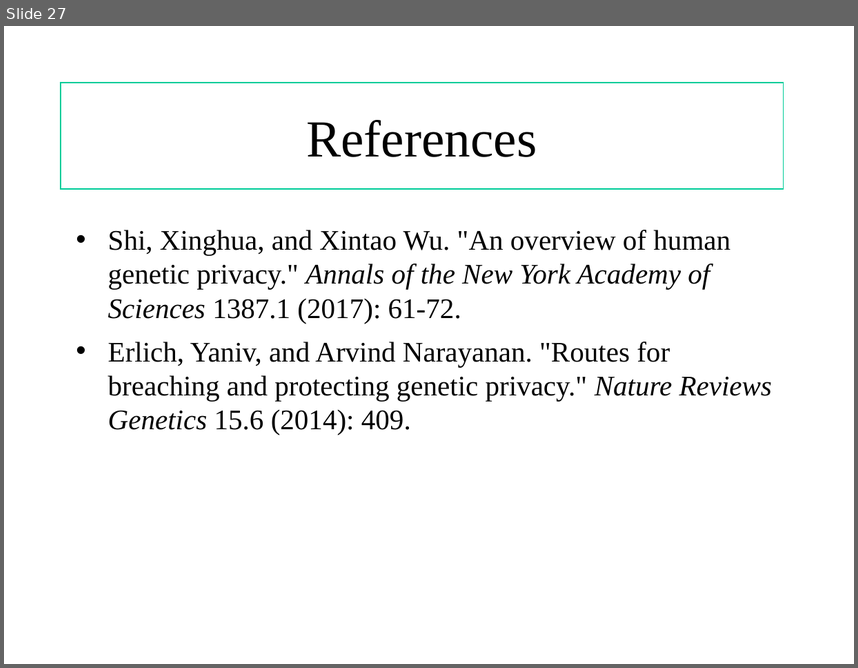
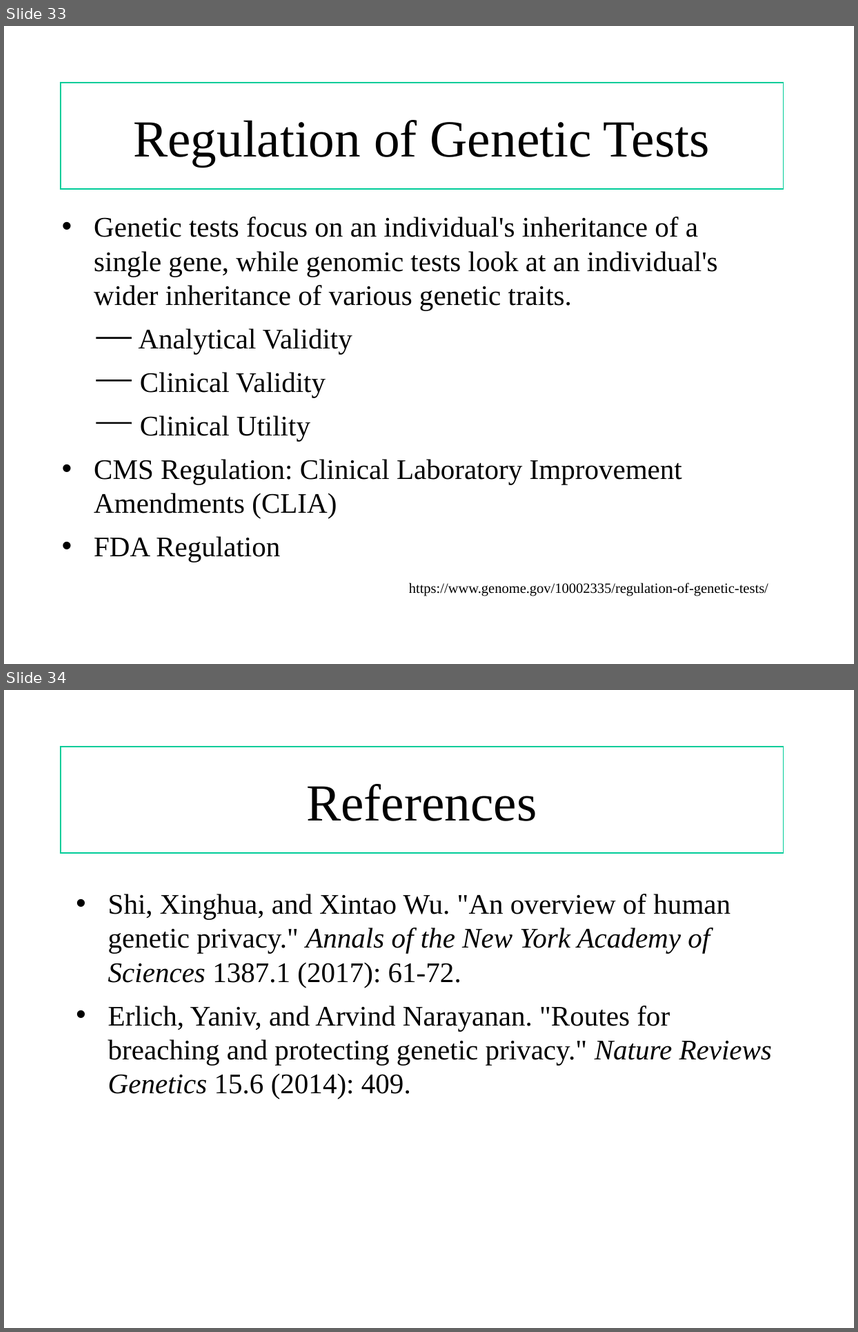
Before and after one commit to shilab/Genetic-Privacy-, a slide deck: risks and ethics.ppt. Shown one above the other, each under a label of ours: slide 27 before the commit, slides 33 and 34 after it. The pictures are 858x668 and 858x1332 pixels, drawn with LibreOffice and Linux fonts; fonts in the diff are those of the drawing. Boxes give left, top, right and bottom in pixels: in the first picture for what was removed or moved away, otherwise in the second. Text is boxed around its words. In the diff, an @@ line names an element or a change of style, - is before the commit and + after.

```diff
--- a/risks and ethics.ppt
+++ b/risks and ethics.ppt
@@ slide 33 added at <box>4,26,854,664</box>, background #FFFFFF @@
@@ rectangle added at <box>61,83,784,190</box>, outline #00CC99 0.74 pt, 44 pt, text #000000 @@
+Regulation of Genetic Tests
@@ text added at <box>94,216,718,561</box>, 24 pt, text #000000 @@
+• Genetic tests focus on an individual's inheritance of a single gene, while genomic tests look at an individual's wider inheritance of various genetic traits.
+Analytical Validity
+Clinical Validity
+Clinical Utility
+• CMS Regulation: Clinical Laboratory Improvement Amendments (CLIA)
+• FDA Regulation
@@ line added from (96, 338) to (132, 338), #000000 1.5 pt @@
@@ line added from (96, 381) to (132, 381), #000000 1.5 pt @@
@@ line added from (96, 423) to (132, 423), #000000 1.5 pt @@
@@ text added at <box>409,582,769,596</box>, 12 pt, text #000000 @@
+https://www.genome.gov/10002335/regulation-of-genetic-tests/
@@ what was slide 27 is now slide 34 @@
```
Also in this commit, not shown: 6 other slides added.
